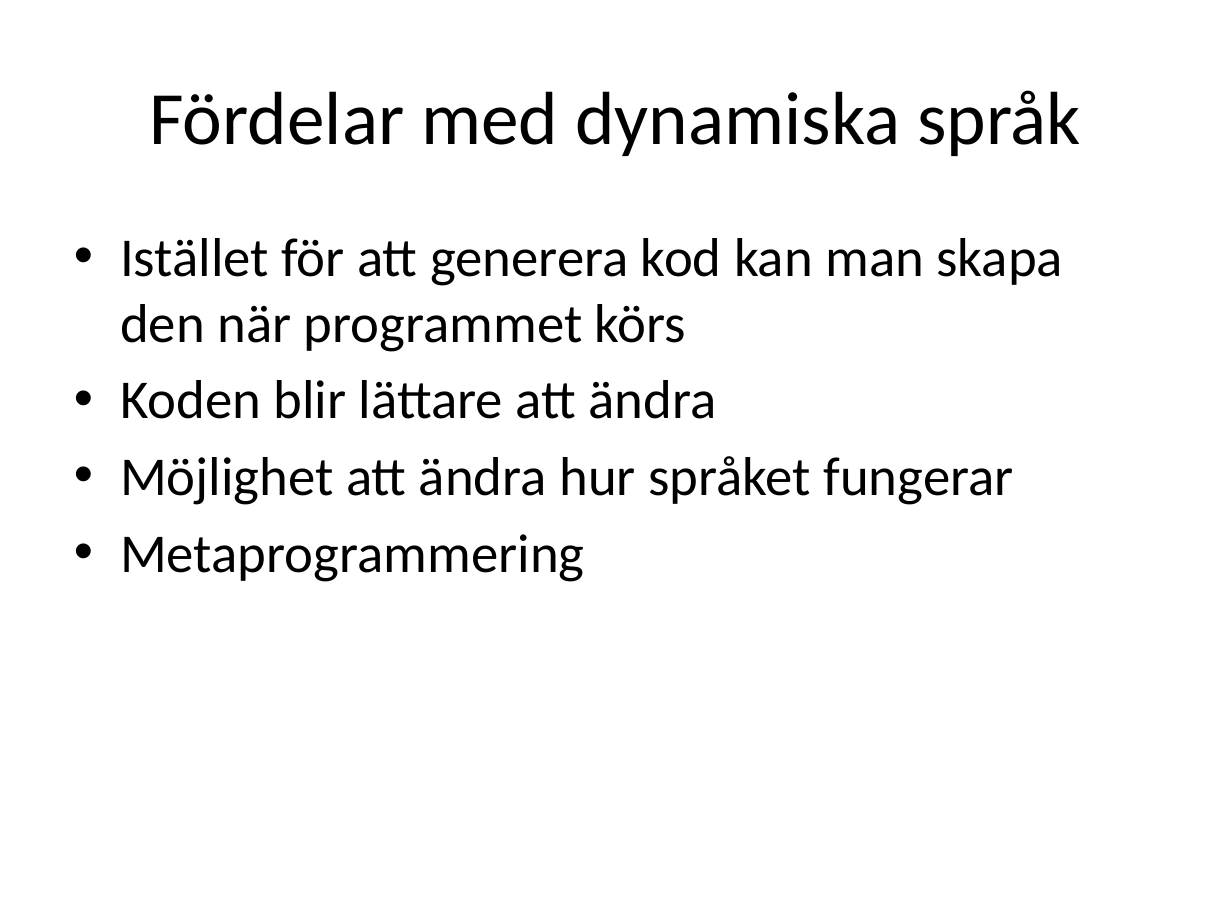
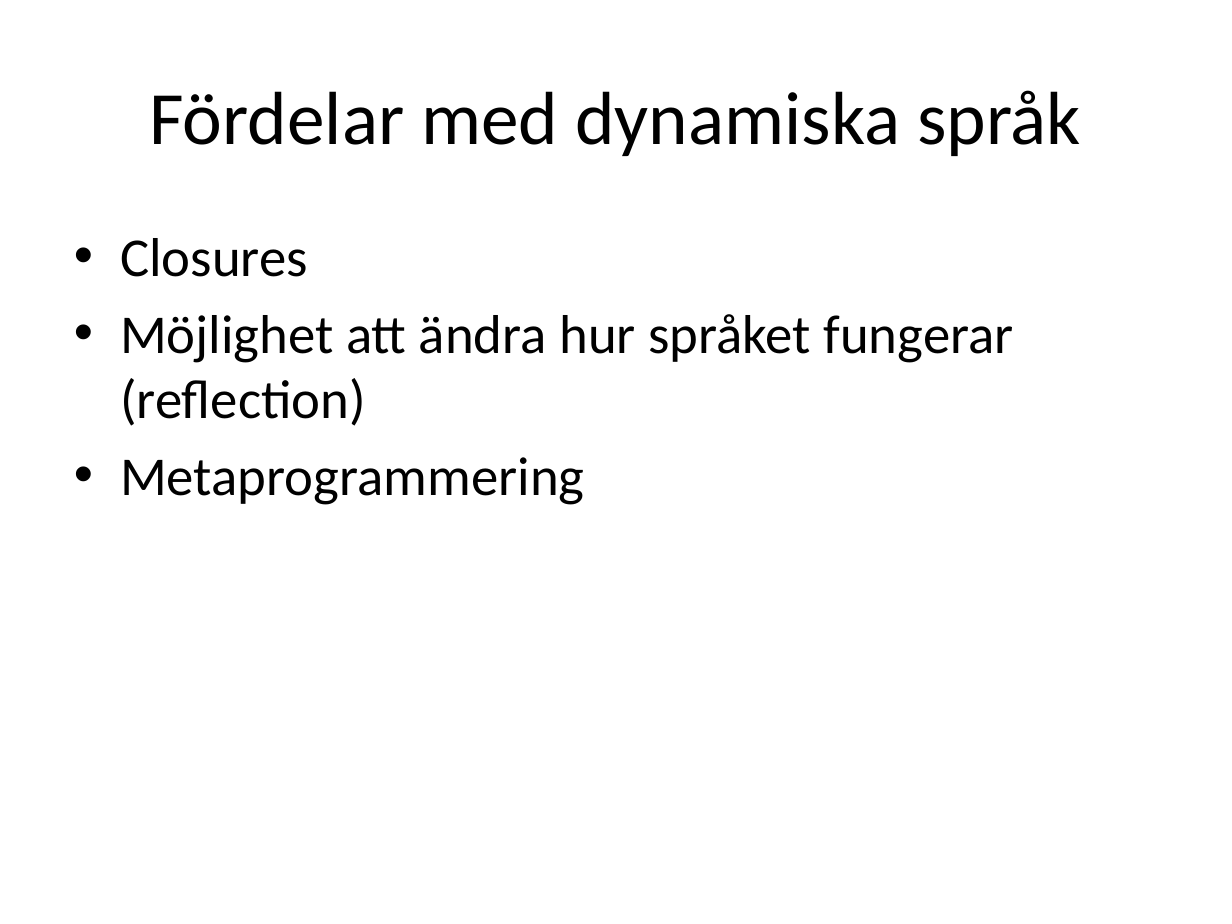
Before and after one commit to me97esn/groovyseminarium, a slide deck: slide 5 of groovyseminarie/dokument/groovyseminarium_source.pptx. Drawn at 1232x924 pixels with LibreOffice and Linux fonts; fonts in the diff are those of the drawing. Boxes give left, top, right and bottom in pixels: in the first picture for what was removed or moved away, otherwise in the second. Text is boxed around its words. In the diff, an @@ line names an element or a change of style, - is before the commit and + after.

```diff
--- a/groovyseminarie/dokument/groovyseminarium_source.pptx
+++ b/groovyseminarie/dokument/groovyseminarium_source.pptx
@@ text at (120, 238, 1014, 426): text changed @@
-• Istället för att generera kod kan man skapa den när programmet körs
-• Koden blir lättare att ändra
-• Möjlighet att ändra hur språket fungerar
+• Closures
+• Möjlighet att ändra hur språket fungerar (reflection)
```
Also in this commit, not shown: 7 other slides changed, 12 slides added, 3 slides removed, 10 other files.
